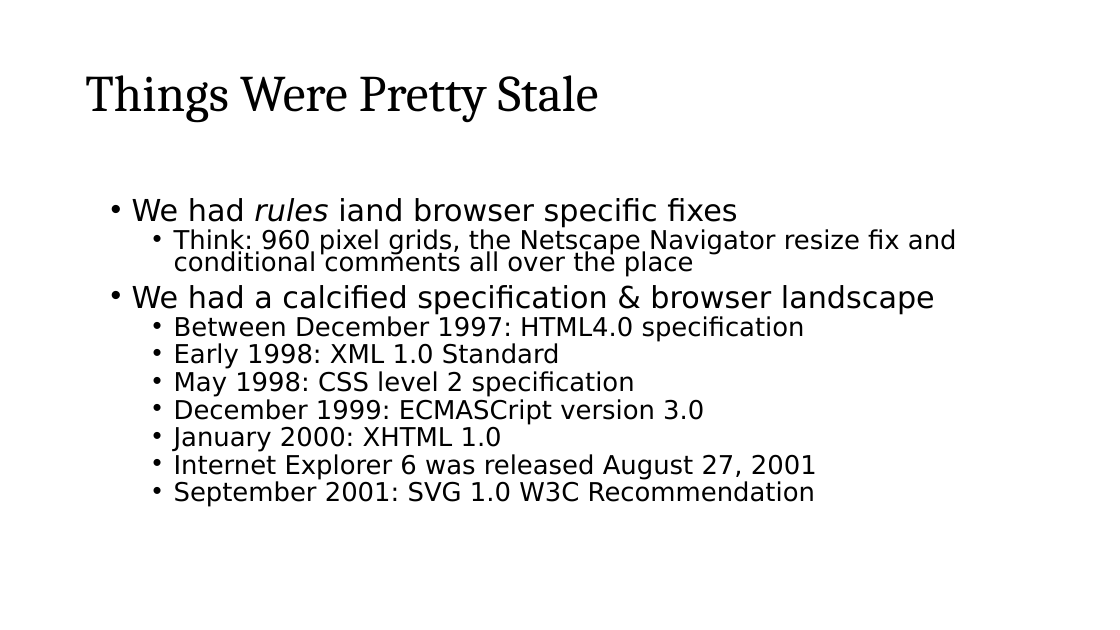
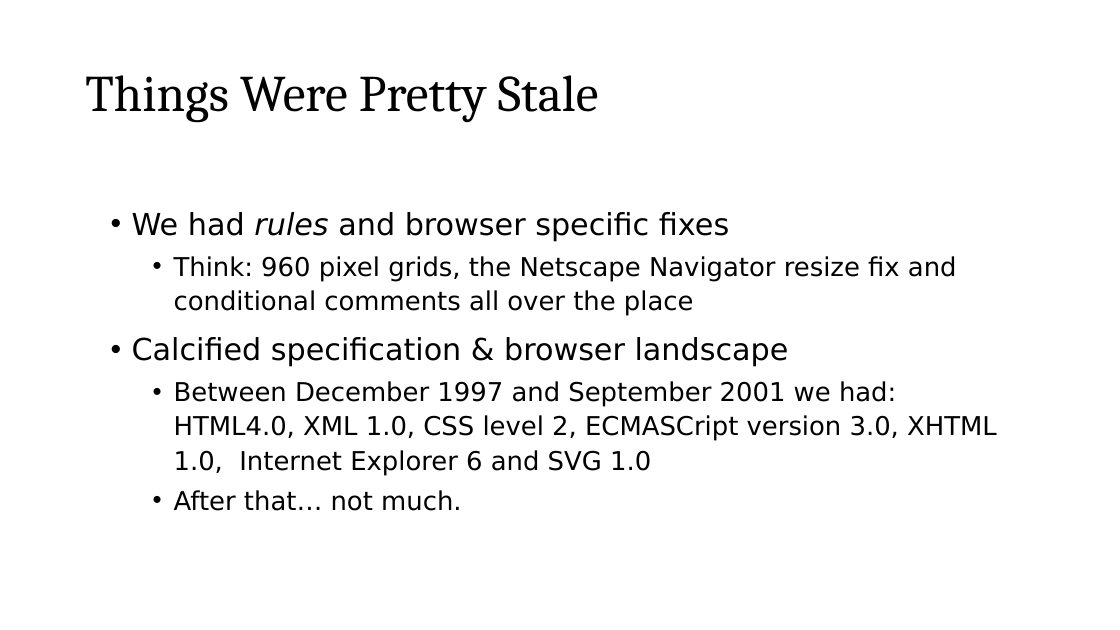
Before and after one commit to roblarsen/rob-larsen-presentations, a slide deck: slide 4 of wild-world-web.pptx. Drawn at 1120x630 pixels with LibreOffice and Linux fonts; fonts in the diff are those of the drawing; background and template pictures are left out. Boxes give left, top, right and bottom in pixels: in the first picture for what was removed or moved away, otherwise in the second. Text is boxed around its words. In the diff, an @@ line names an element or a change of style, - is before the commit and + after.

```diff
--- a/wild-world-web.pptx
+++ b/wild-world-web.pptx
@@ text at bbox=[132, 212, 729, 241]: text changed @@
-• We had rules iand browser specific fixes
+• We had rules and browser specific fixes
@@ text at bbox=[174, 256, 957, 315]: line spacing 0.7 to 1.1 @@
@@ text at bbox=[132, 337, 997, 511]: text changed @@
-• We had a calcified specification & browser landscape
-  • Between December 1997: HTML4.0 specification
-  • Early 1998: XML 1.0 Standard
-  • May 1998: CSS level 2 specification
-  • December 1999: ECMASCript version 3.0
-  • January 2000: XHTML 1.0
-  • Internet Explorer 6 was released August 27, 2001
-  • September 2001: SVG 1.0 W3C Recommendation
+• Calcified specification & browser landscape
+  • Between December 1997 and September 2001 we had: HTML4.0, XML 1.0, CSS level 2, ECMASCript version 3.0, XHTML 1.0, Internet Explorer 6 and SVG 1.0
+  • After that… not much.
```
Also in this commit, not shown: 24 other slides changed, 4 slides added, 5 slides removed.
